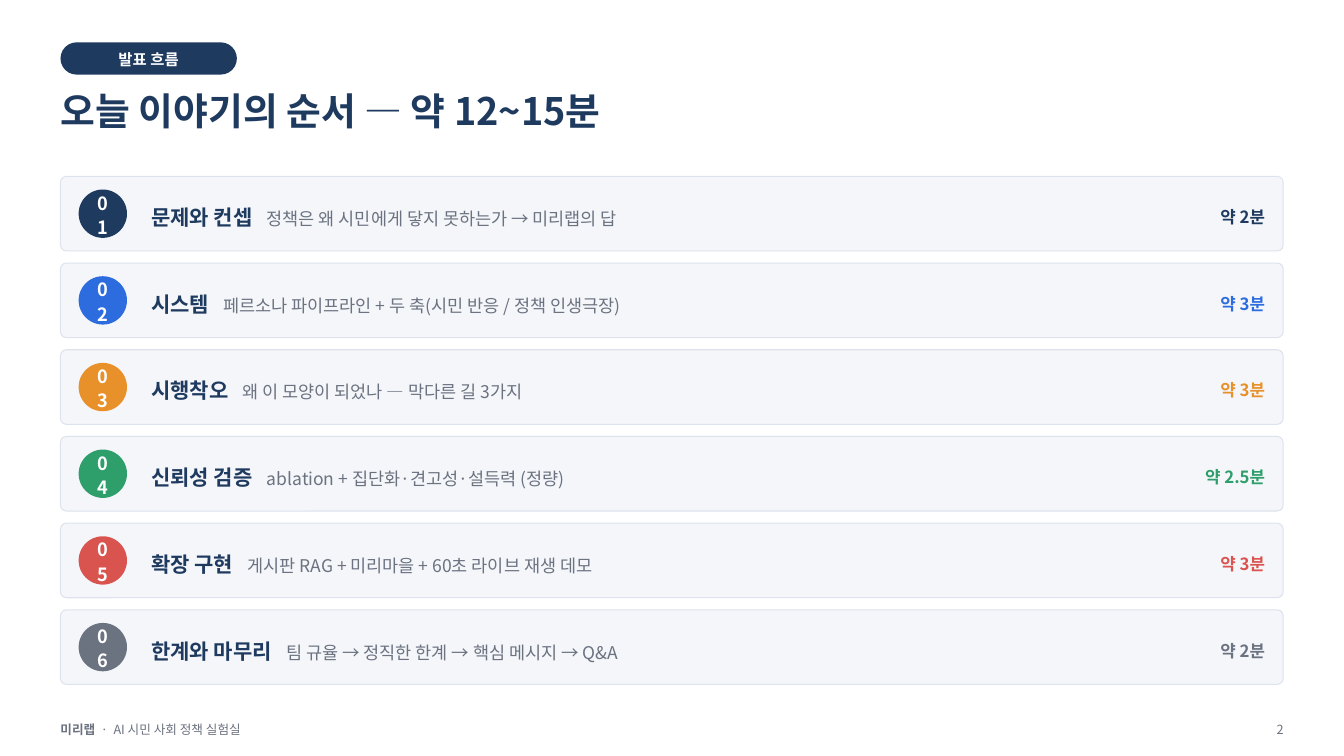
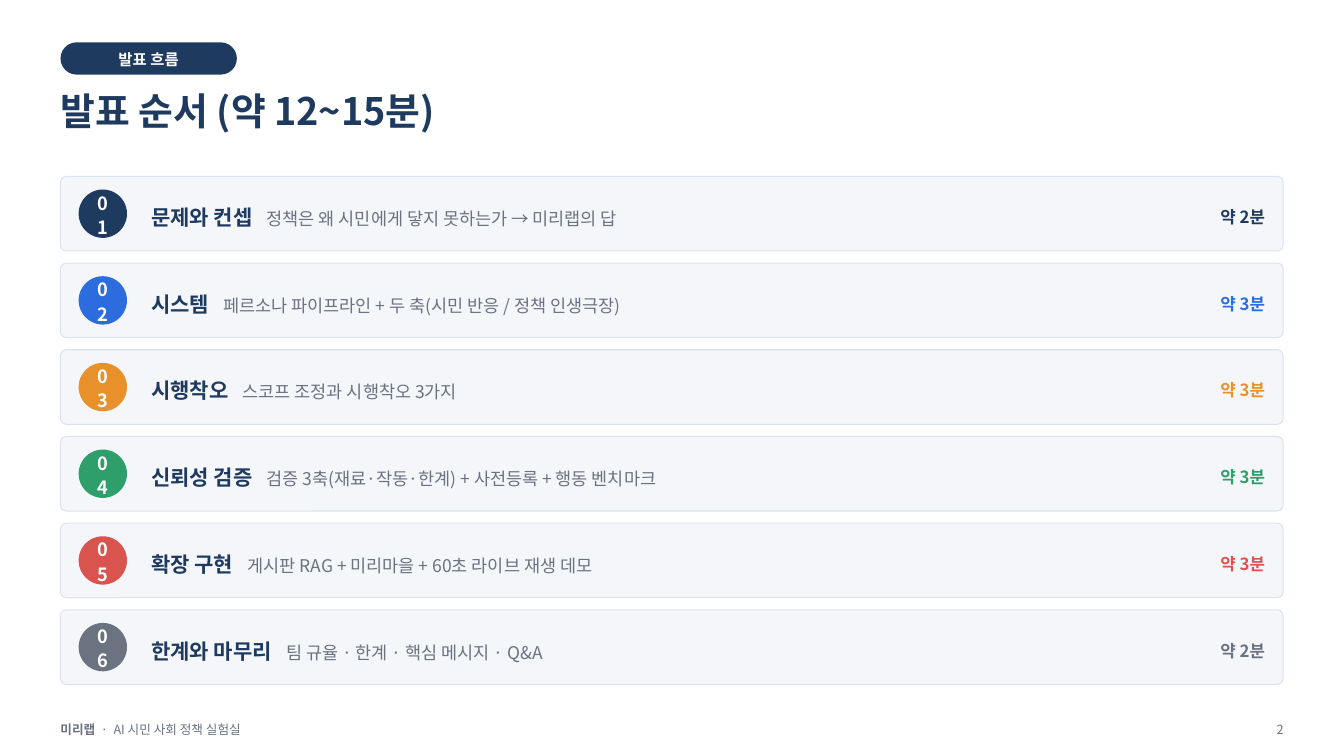
Before and after one commit to minoak/MiriLab_1, a slide deck: slide 2 of notebooks/미리랩_발표.pptx. Drawn at 1344x756 pixels with LibreOffice and Linux fonts; fonts in the diff are those of the drawing. Boxes give left, top, right and bottom in pixels: in the first picture for what was removed or moved away, otherwise in the second. Text is boxed around its words. In the diff, an @@ line names an element or a change of style, - is before the commit and + after.

```diff
--- a/notebooks/미리랩_발표.pptx
+++ b/notebooks/미리랩_발표.pptx
@@ text at bbox=[60, 93, 435, 133]: text changed @@
-오늘 이야기의 순서 — 약 12~15분
+발표 순서 (약 12~15분)
@@ text at bbox=[151, 380, 457, 400]: text changed @@
-시행착오 왜 이 모양이 되었나 — 막다른 길 3가지
+시행착오 스코프 조정과 시행착오 3가지
@@ text at bbox=[151, 467, 656, 488]: text changed @@
-신뢰성 검증 ablation + 집단화·견고성·설득력 (정량)
+신뢰성 검증 검증 3축(재료·작동·한계) + 사전등록 + 행동 벤치마크
@@ text at bbox=[1220, 469, 1265, 485]: text changed @@
-약 2.5분
+약 3분
@@ text at bbox=[151, 641, 543, 662]: text changed @@
-한계와 마무리 팀 규율 → 정직한 한계 → 핵심 메시지 → Q&A
+한계와 마무리 팀 규율 · 한계 · 핵심 메시지 · Q&A
```
Also in this commit, not shown: 15 other slides changed, 3 slides added, 2 slides removed, 59 other files.
